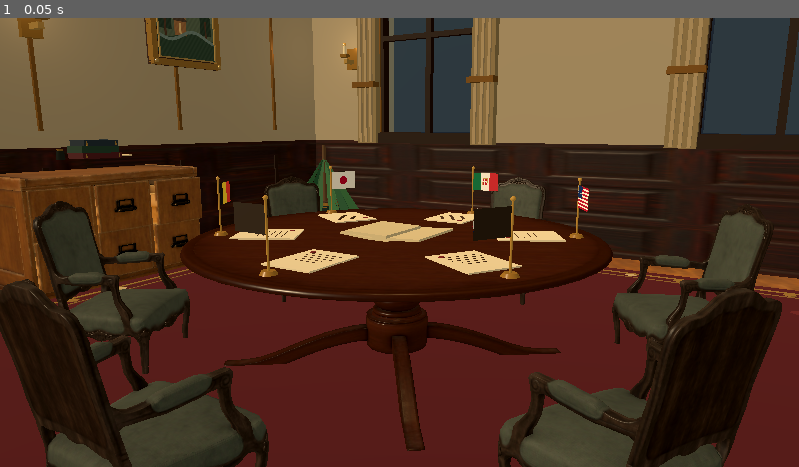
Above: before the commit, frame 1.
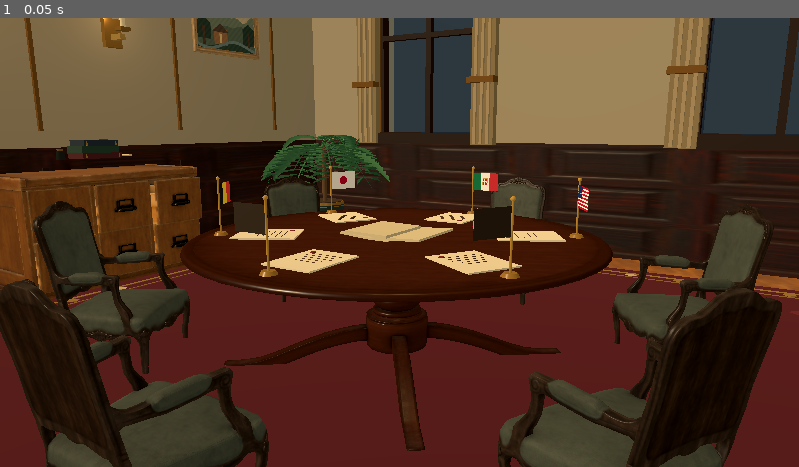
Above: after the commit, the same moment.

Repository: IdehistorieCases/Cases-GUI
Game: Godot game, scene res://scenes/versailles_room_participant_preview.tscn
Same seed, same stepped clock (60 frames per second), same inputs: the game is played once before the commit and once after it. This scene is started directly instead of the project's main scene.
Inputs:
- Up to frame 1 (0.05 s): no input

The runs differ from the first frame. In frame 1, 2.8% of the frame differs, in the area x 2-49%, y 0-43%.

Commit message:
fix: refine Versailles room decor

Diff:
--- a/godot/scripts/versailles_room_decor.gd
+++ b/godot/scripts/versailles_room_decor.gd
@@ -2,6 +2,9 @@
 extends Node3D
 ## Adds authored decorative detail to the otherwise reusable Versailles room.
 
+const LANDSCAPE_FRAME_SCENE: PackedScene = preload(
+	"res://assets/versailles/optimized/polyhaven/fancy_picture_frame_01/fancy_picture_frame_01_2k.gltf"
+)
 const DECOR_ROOT_NAME := "Generated_RoomDecor"
 const FLOOR_TOP := 0.065
 const RUG_TOP := 0.078
@@ -105,51 +108,26 @@
 		var side := -1.0 if side_index == 0 else 1.0
 		var yaw := PI * 0.5 if side < 0.0 else -PI * 0.5
 		for frame_index in range(2):
-			var along_wall := -1.65 if frame_index == 0 else 1.65
-			var frame := Node3D.new()
+			# Center pictures in the outer wall panels instead of covering their pilasters.
+			var along_wall := -2.32 if frame_index == 0 else 2.32
+			var frame := LANDSCAPE_FRAME_SCENE.instantiate() as Node3D
+			if frame == null:
+				push_error("RoomDecorations: the landscape-frame root must be a Node3D")
+				continue
 			frame.name = "LandscapeFrame_%02d_%02d" % [side_index + 1, frame_index + 1]
 			frame.position = Vector3(side * WALL_PLANE, 2.76, along_wall)
 			frame.rotation.y = yaw
+			frame.scale = Vector3(1.72, 1.72, 1.72)
 			parent.add_child(frame)
-			_add_landscape_frame(frame, side_index * 2 + frame_index)
-
-
-func _add_landscape_frame(parent: Node3D, variant: int) -> void:
-	var frame_width := 0.92
-	var frame_height := 1.18
-	var rail := 0.065
-	var dark_wood := _material("art_wood", Color8(53, 34, 26), 0.43)
-	var gold := _material("art_gold", Color8(177, 132, 59), 0.33, 0.46)
-	var bright_gold := _material("art_highlight", Color8(213, 177, 102), 0.30, 0.52)
-
-	_add_box(parent, "FrameShadowBacking", Vector3(frame_width, frame_height, 0.065), Vector3(0.0, 0.0, 0.035), dark_wood)
-	_add_box(parent, "FrameTop", Vector3(frame_width, rail, 0.085), Vector3(0.0, frame_height * 0.5 - rail * 0.5, 0.065), gold)
-	_add_box(parent, "FrameBottom", Vector3(frame_width, rail, 0.085), Vector3(0.0, -frame_height * 0.5 + rail * 0.5, 0.065), gold)
-	_add_box(parent, "FrameLeft", Vector3(rail, frame_height - rail * 2.0, 0.085), Vector3(-frame_width * 0.5 + rail * 0.5, 0.0, 0.065), gold)
-	_add_box(parent, "FrameRight", Vector3(rail, frame_height - rail * 2.0, 0.085), Vector3(frame_width * 0.5 - rail * 0.5, 0.0, 0.065), gold)
-	_add_box(parent, "FrameInnerTop", Vector3(frame_width - rail * 2.2, 0.014, 0.016), Vector3(0.0, frame_height * 0.5 - rail - 0.018, 0.11), bright_gold)
-	_add_box(parent, "FrameInnerBottom", Vector3(frame_width - rail * 2.2, 0.014, 0.016), Vector3(0.0, -frame_height * 0.5 + rail + 0.018, 0.11), bright_gold)
-	_add_box(parent, "FrameInnerLeft", Vector3(0.014, frame_height - rail * 2.25, 0.016), Vector3(-frame_width * 0.5 + rail + 0.018, 0.0, 0.11), bright_gold)
-	_add_box(parent, "FrameInnerRight", Vector3(0.014, frame_height - rail * 2.25, 0.016), Vector3(frame_width * 0.5 - rail - 0.018, 0.0, 0.11), bright_gold)
-
-	var canvas_mesh := QuadMesh.new()
-	canvas_mesh.size = Vector2(frame_width - rail * 2.45, frame_height - rail * 2.45)
-	var canvas := MeshInstance3D.new()
-	canvas.name = "PastoralLandscape_%02d" % variant
-	canvas.mesh = canvas_mesh
-	canvas.position = Vector3(0.0, 0.0, 0.091)
-	canvas.material_override = _landscape_material(variant)
-	parent.add_child(canvas)
-
-	for corner_x in [-1.0, 1.0]:
-		for corner_y in [-1.0, 1.0]:
-			_add_sphere(
-				parent,
-				"GiltCornerRose",
-				0.022,
-				Vector3(corner_x * (frame_width * 0.5 - rail * 0.5), corner_y * (frame_height * 0.5 - rail * 0.5), 0.114),
-				bright_gold
-			)
+			_apply_landscape_material(frame, _landscape_material(side_index * 2 + frame_index))
+
+
+func _apply_landscape_material(node: Node, material: StandardMaterial3D) -> void:
+	if node is MeshInstance3D and str(node.name).to_lower().contains("canvas"):
+		node.material_override = material
+		return
+	for child in node.get_children():
+		_apply_landscape_material(child, material)
 
 
 func _landscape_material(variant: int) -> StandardMaterial3D:
@@ -219,9 +197,9 @@
 func _add_wall_sconces(parent: Node3D) -> void:
 	for side in [-1.0, 1.0]:
 		var side_yaw := PI * 0.5 if side < 0.0 else -PI * 0.5
-		_add_wall_sconce(parent, "SideSconce_%s" % str(side), Vector3(side * WALL_PLANE, 2.43, 0.0), side_yaw)
-		_add_wall_sconce(parent, "RearSconce_%s" % str(side), Vector3(side * 3.2, 2.43, -WALL_PLANE), 0.0)
-		_add_wall_sconce(parent, "EntrySconce_%s" % str(side), Vector3(side * 1.55, 2.43, WALL_PLANE), PI)
+		for panel in [-1.0, 1.0]:
+			var position := Vector3(side * WALL_PLANE, 2.43, panel * 0.78)
+			_add_wall_sconce(parent, "SideSconce_%s_%s" % [str(side), str(panel)], position, side_yaw)
 
 
 func _add_wall_sconce(parent: Node3D, node_name: String, position: Vector3, wall_yaw: float) -> void:
@@ -279,42 +257,106 @@
 		_material("palm_leaf_3", Color8(61, 112, 71), 0.90)
 	]
 	var angle_offset := float(variant) * 0.34
-	for leaf_index in range(11):
-		var angle := TAU * float(leaf_index) / 11.0 + angle_offset
-		var length := 0.78 + float((leaf_index + variant) % 3) * 0.075
-		var leaf_instance := MeshInstance3D.new()
-		leaf_instance.name = "PalmFrond_%02d" % leaf_index
-		leaf_instance.mesh = _palm_leaf_mesh(angle, length, 0.15)
-		leaf_instance.material_override = leaves[leaf_index % leaves.size()]
-		plant.add_child(leaf_instance)
-
-	for leaf_index in range(5):
-		var angle := TAU * float(leaf_index) / 5.0 + angle_offset + 0.25
-		var shoot := MeshInstance3D.new()
-		shoot.name = "YoungFrond_%02d" % leaf_index
-		shoot.mesh = _palm_leaf_mesh(angle, 0.60, 0.09)
-		shoot.material_override = leaves[(leaf_index + 1) % leaves.size()]
-		plant.add_child(shoot)
-
-
-func _palm_leaf_mesh(angle: float, length: float, width: float) -> ArrayMesh:
+	for frond_index in range(9):
+		var angle := TAU * float(frond_index) / 9.0 + angle_offset + sin(float(frond_index) * 2.4) * 0.08
+		var length := 0.78 + float((frond_index + variant) % 3) * 0.07
+		_add_palm_frond(
+			plant,
+			"PalmFrond_%02d" % frond_index,
+			angle,
+			length,
+			1.19 + float(frond_index % 2) * 0.035,
+			0.53,
+			leaves[frond_index % leaves.size()],
+			1.0
+		)
+
+	for frond_index in range(3):
+		var angle := TAU * float(frond_index) / 3.0 + angle_offset + 0.31
+		_add_palm_frond(
+			plant,
+			"YoungFrond_%02d" % frond_index,
+			angle,
+			0.57,
+			1.24,
+			0.12,
+			leaves[(frond_index + 1) % leaves.size()],
+			0.68
+		)
+
+
+func _add_palm_frond(
+	parent: Node3D,
+	node_name: String,
+	angle: float,
+	length: float,
+	crown_y: float,
+	droop: float,
+	material: StandardMaterial3D,
+	leaflet_scale: float
+) -> void:
 	var direction := Vector3(cos(angle), 0.0, sin(angle))
 	var across := Vector3(-direction.z, 0.0, direction.x)
-	var start := Vector3(0.0, 1.04, 0.0)
-	var middle := direction * (length * 0.52) + Vector3(0.0, 0.10, 0.0)
-	var tip := direction * length + Vector3(0.0, -0.28, 0.0)
-	var left := middle - across * width * 0.5
-	var right := middle + across * width * 0.5
-	var normal := (left - start).cross(tip - start).normalized()
-	var vertices := PackedVector3Array([start, left, tip, start, tip, right])
-	var normals := PackedVector3Array([normal, normal, normal, normal, normal, normal])
-	var arrays: Array = []
-	arrays.resize(Mesh.ARRAY_MAX)
-	arrays[Mesh.ARRAY_VERTEX] = vertices
-	arrays[Mesh.ARRAY_NORMAL] = normals
-	var mesh := ArrayMesh.new()
-	mesh.add_surface_from_arrays(Mesh.PRIMITIVE_TRIANGLES, arrays)
-	return mesh
+	var surface := SurfaceTool.new()
+	surface.begin(Mesh.PRIMITIVE_TRIANGLES)
+
+	# A tapered center rib follows the gentle arch of each frond.
+	for segment in range(10):
+		var t0 := float(segment) / 10.0
+		var t1 := float(segment + 1) / 10.0
+		var center0 := _palm_rachis_point(direction, length, t0, crown_y, droop)
+		var center1 := _palm_rachis_point(direction, length, t1, crown_y, droop)
+		var rib_width0 := 0.014 * (1.0 - t0 * 0.48)
+		var rib_width1 := 0.014 * (1.0 - t1 * 0.48)
+		var left0 := center0 - across * rib_width0
+		var right0 := center0 + across * rib_width0
+		var left1 := center1 - across * rib_width1
+		var right1 := center1 + across * rib_width1
+		_add_surface_triangle(surface, left0, right0, right1)
+		_add_surface_triangle(surface, left0, right1, left1)
+
+	# Opposing tapered leaflets make a feathered palm silhouette rather than a fan of flat spikes.
+	for leaflet_index in range(12):
+		var t: float = 0.12 + float(leaflet_index) * 0.067
+		var base: Vector3 = _palm_rachis_point(direction, length, t, crown_y, droop)
+		var leaflet_length: float = leaflet_scale * (0.08 + 0.37 * pow(sin(PI * t), 0.72))
+		var blade_width: float = 0.075 * sin(PI * t) * leaflet_scale
+		for side in [-1.0, 1.0]:
+			var side_direction: Vector3 = across * side
+			var mid: Vector3 = (
+				base
+				+ side_direction * leaflet_length * 0.58
+				+ direction * leaflet_length * 0.15
+				+ Vector3(0.0, -0.018, 0.0)
+			)
+			var tip: Vector3 = (
+				base
+				+ side_direction * leaflet_length
+				+ direction * leaflet_length * 0.29
+				+ Vector3(0.0, -0.10 * t, 0.0)
+			)
+			var width_axis := direction * blade_width + Vector3.UP * blade_width * 0.22
+			var outer_edge: Vector3 = mid + width_axis
+			var inner_edge: Vector3 = mid - width_axis
+			_add_surface_triangle(surface, base, outer_edge, tip)
+			_add_surface_triangle(surface, base, tip, inner_edge)
+
+	surface.generate_normals()
+	var frond := MeshInstance3D.new()
+	frond.name = node_name
+	frond.mesh = surface.commit()
+	frond.material_override = material
+	parent.add_child(frond)
+
+
+func _palm_rachis_point(direction: Vector3, length: float, t: float, crown_y: float, droop: float) -> Vector3:
+	return Vector3(direction.x * length * t, crown_y + 0.14 * sin(PI * t) - droop * t, direction.z * length * t)
+
+
+func _add_surface_triangle(surface: SurfaceTool, a: Vector3, b: Vector3, c: Vector3) -> void:
+	surface.add_vertex(a)
+	surface.add_vertex(b)
+	surface.add_vertex(c)
 
 
 func _add_archive_books(parent: Node3D) -> void:
Binary file added: godot/assets/versailles/optimized/polyhaven/fancy_picture_frame_01/fancy_picture_frame_01.bin
Not shown, added: godot/assets/versailles/optimized/polyhaven/fancy_picture_frame_01/fancy_picture_frame_01_2k.gltf
Not shown, added: godot/assets/versailles/optimized/polyhaven/fancy_picture_frame_01/fancy_picture_frame_01_2k.gltf.import
Binary file added: godot/assets/versailles/optimized/polyhaven/fancy_picture_frame_01/textures/fancy_picture_frame_01_canvas_diff_2k.jpg
Not shown, added: godot/assets/versailles/optimized/polyhaven/fancy_picture_frame_01/textures/fancy_picture_frame_01_canvas_diff_2k.jpg.import
Binary file added: godot/assets/versailles/optimized/polyhaven/fancy_picture_frame_01/textures/fancy_picture_frame_01_canvas_nor_gl_2k.jpg
Not shown, added: godot/assets/versailles/optimized/polyhaven/fancy_picture_frame_01/textures/fancy_picture_frame_01_canvas_nor_gl_2k.jpg.import
Binary file added: godot/assets/versailles/optimized/polyhaven/fancy_picture_frame_01/textures/fancy_picture_frame_01_canvas_rough_2k.jpg
Not shown, added: godot/assets/versailles/optimized/polyhaven/fancy_picture_frame_01/textures/fancy_picture_frame_01_canvas_rough_2k.jpg.import
Binary file added: godot/assets/versailles/optimized/polyhaven/fancy_picture_frame_01/textures/fancy_picture_frame_01_diff_2k.jpg
Not shown, added: godot/assets/versailles/optimized/polyhaven/fancy_picture_frame_01/textures/fancy_picture_frame_01_diff_2k.jpg.import
Binary file added: godot/assets/versailles/optimized/polyhaven/fancy_picture_frame_01/textures/fancy_picture_frame_01_nor_gl_2k.jpg
(and 7 more such lines)
